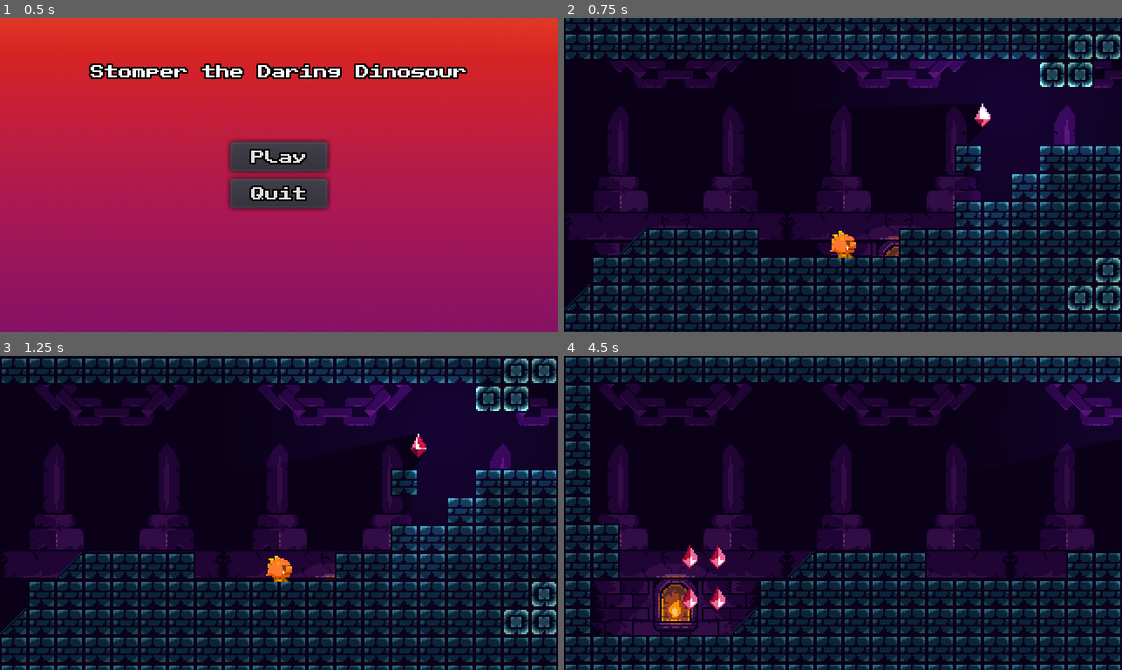
Above: before the commit, frames 1-4 (two rows, left to right).
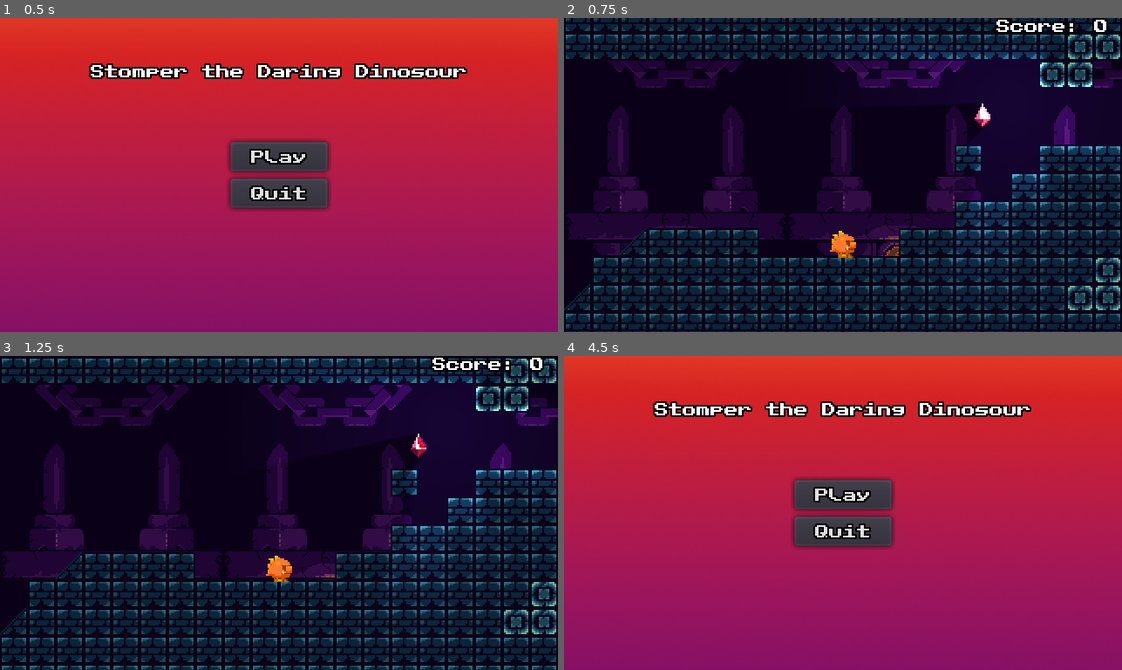
Above: after the commit, the same moments.

Repository: jordanlhunt/GodotArcadeStomper
Game: Godot game, scene res://Src/UI/titlescreen.tscn
Same seed, same stepped clock (60 frames per second), same inputs: the game is played once before the commit and once after it. The engine's default icon, where the game draws it, is replaced by a stand-in: a white triangle on a blue panel in a dark square.
Inputs (mouse positions are in pixels of both pictures, inside the frame that each line leads up to):
- Up to frame 1 (0.5 s): no input
- Up to frame 2 (0.75 s): click "Play" at 0.5 s
- Up to frame 3 (1.25 s): no input
- Up to frame 4 (4.5 s): hold Right (moveRight) 1.28-2.78 s; tap W (jump) at 1.52, 2.27 s; hold Left (moveLeft) 2.78-3.5 s; click (843, 509) at 3.5 s, where only the run after the commit has a clickable "Retry"; click (843, 544) at 4.25 s, where only the run after the commit has a clickable "Main Menu"

Frame 1 is identical in both runs. In frame 2, 0.5% of the frame differs, in the area x 77-98%, y 0-5%; in frame 3, 0.6%; in frame 4, 99%, in the area x 0-100%, y 0-100%.
Error after the commit: Invalid set index 'score' (on base: 'Node (PlayerDataSingleton.gd)') with value of type 'int'. (res://Src/UI/RetrySceneButton.gd:8)

Commit message:
Completed Project

Diff:
--- a/Src/Actors/Enemy.gd
+++ b/Src/Actors/Enemy.gd
@@ -3,6 +3,7 @@
 onready var collision_shape_2d: CollisionShape2D = $CollisionShape2D
 const SNAP_PIXELS = 65.0 * Vector2.DOWN
 const SPEED = 65
+const SCORE_VALUE = 100
 class_name Enemy
 
 
@@ -26,6 +27,7 @@
 
 
 func Die() -> void:
+	PlayerDataSingleton.playerScore += SCORE_VALUE
 	queue_free()
 
 
--- a/Src/Actors/Player.gd
+++ b/Src/Actors/Player.gd
@@ -57,7 +57,7 @@
 func _on_EnemyDetector_body_entered(body: Node) -> void:
 	if body.has_method("Kill"):
 		body.Kill()
-		queue_free()
+		Die()
 
 
 func Stomp() -> void:
@@ -78,6 +78,13 @@
 			self._velocity.y = -stompImpulse
 			(collider as Enemy).Die()
 			print("Stomp() worked")
+			PlayerDataSingleton.playerScore += 1
 		if isBouncing:
 			self._velocity.y = -bumperImpulse
 			print("Bounce() worked")
+
+
+func Die() -> void:
+	print("Stomper will be forgotten by time")
+	PlayerDataSingleton.playerDeaths += 1
+	queue_free()
--- a/Src/Levels/TestLevel.tscn
+++ b/Src/Levels/TestLevel.tscn
@@ -8,6 +8,7 @@
 [ext_resource path="res://Src/Actors/Enemy.tscn" type="PackedScene" id=6]
 [ext_resource path="res://Src/Objects/Bumper.tscn" type="PackedScene" id=7]
 [ext_resource path="res://Assets/Enviorment/background.png" type="Texture" id=8]
+[ext_resource path="res://Src/UI/UserInterface.tscn" type="PackedScene" id=9]
 [ext_resource path="res://Src/Objects/Portal.tscn" type="PackedScene" id=11]
 
 [node name="TestLevel" type="Node2D"]
@@ -16,10 +17,15 @@
 "_edit_vertical_guides_": [ 784.0 ]
 }
 
-[node name="CanvasLayer" type="CanvasLayer" parent="."]
+[node name="UI" type="CanvasLayer" parent="."]
+layer = 100
+
+[node name="UserInterface" parent="UI" instance=ExtResource( 9 )]
+
+[node name="Background" type="CanvasLayer" parent="."]
 layer = -1
 
-[node name="Background" type="TextureRect" parent="CanvasLayer"]
+[node name="Background" type="TextureRect" parent="Background"]
 anchor_right = 1.0
 anchor_bottom = 1.0
 margin_bottom = 60.0
--- a/Src/Objects/Gem.gd
+++ b/Src/Objects/Gem.gd
@@ -1,17 +1,17 @@
 extends Area2D
 
 onready var animationPlayerNode: AnimationPlayer = get_node("AnimationPlayer")
-
-# TODO: Add Gem Feedback on Pick
+const SCORE_VALUE = 10
 
 
 func _ready() -> void:
 	pass  # Replace with function body.
 
 
+func PickedUp() -> void:
+	PlayerDataSingleton.playerScore += SCORE_VALUE
+	animationPlayerNode.play("fadeOnPickUp")
 
-func PickedUp() -> void:
-	animationPlayerNode.play("fadeOnPickUp")
 
 func _on_Gem_body_entered(body: Node) -> void:
 	PickedUp()
--- a/Src/SingletonAutoload/PlayerDataSingleton.gd
+++ b/Src/SingletonAutoload/PlayerDataSingleton.gd
@@ -1 +1,22 @@
 extends Node
+
+signal SCORE_UPDATED
+signal PLAYER_HAS_DIED
+
+var playerScore := 0 setget SetPlayerScore
+var playerDeaths := 0 setget SetPlayerDeaths
+
+
+func Reset() -> void:
+	playerDeaths = 0
+	playerScore = 0
+
+
+func SetPlayerScore(newScore: int) -> void:
+	playerScore = newScore
+	emit_signal("SCORE_UPDATED")
+
+
+func SetPlayerDeaths(newDeath: int) -> void:
+	playerDeaths = newDeath
+	emit_signal("PLAYER_HAS_DIED")
--- a/Src/UI/ChangeSceneButton.gd
+++ b/Src/UI/ChangeSceneButton.gd
@@ -5,6 +5,8 @@
 
 
 func _on_PlayButton_button_up() -> void:
+	PlayerDataSingleton.Reset()
+	get_tree().paused = false
 	get_tree().change_scene(nextScenePath)
 
 func _get_configuration_warning() -> String:
--- /dev/null
+++ b/Src/UI/EndScreen.gd
@@ -0,0 +1,7 @@
+extends Control
+
+
+onready var label = get_node("FinalScores")
+
+func _ready() -> void:
+	label.text = label.text % [PlayerDataSingleton.playerScore, PlayerDataSingleton.playerDeaths]
--- a/Assets/UI/EndScreen.tscn
+++ b/Src/UI/EndScreen.tscn
@@ -1,7 +1,8 @@
-[gd_scene load_steps=6 format=2]
+[gd_scene load_steps=7 format=2]
 
 [ext_resource path="res://Assets/UI/MainMenuBackground.png" type="Texture" id=1]
 [ext_resource path="res://Assets/UI/publicpixeltheme.tres" type="Theme" id=2]
+[ext_resource path="res://Src/UI/EndScreen.gd" type="Script" id=3]
 [ext_resource path="res://Src/UI/QuitButton.tscn" type="PackedScene" id=5]
 [ext_resource path="res://Src/UI/ChangeSceneButton.tscn" type="PackedScene" id=6]
 [ext_resource path="res://Src/UI/GenericLabel.tscn" type="PackedScene" id=7]
@@ -10,6 +11,7 @@
 anchor_right = 1.0
 anchor_bottom = 1.0
 theme = ExtResource( 2 )
+script = ExtResource( 3 )
 
 [node name="EndScreenBackground" type="TextureRect" parent="."]
 anchor_right = 1.0
@@ -17,6 +19,22 @@
 texture = ExtResource( 1 )
 expand = true
 stretch_mode = 2
+
+[node name="CongratulationsLabel" parent="." instance=ExtResource( 7 )]
+margin_top = 16.0
+margin_bottom = 32.0
+text = "Well done! You finished the game!"
+
+[node name="FinalScores" type="Label" parent="."]
+anchor_left = 0.5
+anchor_right = 0.5
+margin_left = -72.0
+margin_top = 56.0
+margin_right = 72.0
+margin_bottom = 75.0
+text = "Final Score is %s.
+You died %s times."
+align = 1
 
 [node name="Menu" type="VBoxContainer" parent="."]
 anchor_left = 0.5
@@ -40,19 +58,3 @@
 margin_top = 21.0
 margin_right = 133.0
 margin_bottom = 38.0
-
-[node name="CongratulationsLabel" parent="." instance=ExtResource( 7 )]
-margin_top = 16.0
-margin_bottom = 32.0
-text = "Well done! You finished the game!"
-
-[node name="FinalScores" type="Label" parent="."]
-anchor_left = 0.5
-anchor_right = 0.5
-margin_left = -72.0
-margin_top = 56.0
-margin_right = 72.0
-margin_bottom = 75.0
-text = "Final Score is %s.
-You died %s times."
-align = 1
--- /dev/null
+++ b/Src/UI/PauseOverlay.gd
@@ -0,0 +1,16 @@
+extends ColorRect
+
+
+# Declare member variables here. Examples:
+# var a: int = 2
+# var b: String = "text"
+
+
+# Called when the node enters the scene tree for the first time.
+func _ready() -> void:
+	pass # Replace with function body.
+
+
+# Called every frame. 'delta' is the elapsed time since the previous frame.
+#func _process(delta: float) -> void:
+#	pass
--- /dev/null
+++ b/Src/UI/RetrySceneButton.gd
@@ -0,0 +1,10 @@
+extends Button
+
+
+
+
+
+func _on_RetrySceneButton_button_up() -> void:
+	PlayerDataSingleton.score = 0
+	get_tree().paused = false
+	get_tree().reload_current_scene()
--- /dev/null
+++ b/Src/UI/RetrySceneButton.tscn
@@ -0,0 +1,13 @@
+[gd_scene load_steps=2 format=2]
+
+[ext_resource path="res://Src/UI/RetrySceneButton.gd" type="Script" id=1]
+
+[node name="RetrySceneButton" type="Button"]
+margin_right = 100.0
+margin_bottom = 35.0
+size_flags_horizontal = 3
+size_flags_vertical = 3
+text = "Retry"
+script = ExtResource( 1 )
+
+[connection signal="button_up" from="." to="." method="_on_RetrySceneButton_button_up"]
--- /dev/null
+++ b/Src/UI/UserInterface.gd
@@ -0,0 +1,29 @@
+extends Control
+
+onready var sceneTree = get_tree()
+onready var pauseOverlayNode: ColorRect = get_node("PauseOverlay")
+onready var scoreLabelNode = get_node("Score")
+onready var titleLabelNode = get_node("PauseOverlay/TitleLabel")
+var isPaused = false setget SetPaused
+
+func _ready() -> void:
+	PlayerDataSingleton.connect("SCORE_UPDATED", self, "UpdateInterface")
+	PlayerDataSingleton.connect("PLAYER_HAS_DIED", self, "OnPlayerHasDied")
+	UpdateInterface()
+
+func _unhandled_input(event: InputEvent) -> void:
+	if event.is_action_pressed("pausegame"):
+		self.isPaused =  !isPaused
+		sceneTree.set_input_as_handled()
+
+func SetPaused(value: bool) -> void:
+	isPaused = value
+	sceneTree.paused = value
+	pauseOverlayNode.visible = value
+
+func UpdateInterface() -> void:
+	scoreLabelNode.text = "Score: %s" % PlayerDataSingleton.playerScore
+
+func OnPlayerHasDied() -> void:
+	self.isPaused = true
+	titleLabelNode.text = "Stomper will be forgotten by time"
--- /dev/null
+++ b/Src/UI/UserInterface.tscn
@@ -0,0 +1,66 @@
+[gd_scene load_steps=7 format=2]
+
+[ext_resource path="res://Assets/UI/publicpixeltheme.tres" type="Theme" id=1]
+[ext_resource path="res://Src/UI/GenericLabel.tscn" type="PackedScene" id=2]
+[ext_resource path="res://Src/UI/QuitButton.tscn" type="PackedScene" id=3]
+[ext_resource path="res://Src/UI/ChangeSceneButton.tscn" type="PackedScene" id=4]
+[ext_resource path="res://Src/UI/RetrySceneButton.tscn" type="PackedScene" id=5]
+[ext_resource path="res://Src/UI/UserInterface.gd" type="Script" id=6]
+
+[node name="UserInterface" type="Control"]
+pause_mode = 2
+anchor_right = 1.0
+anchor_bottom = 1.0
+theme = ExtResource( 1 )
+script = ExtResource( 6 )
+__meta__ = {
+"_edit_lock_": true
+}
+
+[node name="Score" type="Label" parent="."]
+anchor_left = 1.0
+anchor_right = 1.0
+margin_left = -80.0
+margin_right = -8.0
+margin_bottom = 8.0
+text = "Score: %s"
+align = 2
+
+[node name="PauseOverlay" type="ColorRect" parent="."]
+visible = false
+anchor_right = 1.0
+anchor_bottom = 1.0
+color = Color( 0.12549, 0.0196078, 0.207843, 0.215686 )
+
+[node name="TitleLabel" parent="PauseOverlay" instance=ExtResource( 2 )]
+anchor_top = 0.5
+anchor_bottom = 0.5
+margin_top = -42.0
+margin_bottom = -26.0
+text = "Paused"
+
+[node name="PauseMenu" type="VBoxContainer" parent="PauseOverlay"]
+anchor_left = 0.5
+anchor_top = 0.5
+anchor_right = 0.5
+anchor_bottom = 0.5
+margin_left = -42.0
+margin_top = -10.0
+margin_right = 42.0
+margin_bottom = 48.0
+
+[node name="RetrySceneButton" parent="PauseOverlay/PauseMenu" instance=ExtResource( 5 )]
+margin_right = 84.0
+margin_bottom = 16.0
+
+[node name="ChangeSceneButton" parent="PauseOverlay/PauseMenu" instance=ExtResource( 4 )]
+margin_top = 20.0
+margin_right = 84.0
+margin_bottom = 37.0
+text = "Main Menu"
+nextScenePath = "res://Src/UI/titlescreen.tscn"
+
+[node name="QuitButton" parent="PauseOverlay/PauseMenu" instance=ExtResource( 3 )]
+margin_top = 41.0
+margin_right = 84.0
+margin_bottom = 58.0
--- a/project.godot
+++ b/project.godot
@@ -35,6 +35,10 @@
 config/name="HeroicPlatformer"
 run/main_scene="res://Src/UI/titlescreen.tscn"
 config/icon="res://icon.png"
+
+[autoload]
+
+PlayerDataSingleton="*res://Src/SingletonAutoload/PlayerDataSingleton.tscn"
 
 [display]
 
@@ -97,6 +101,11 @@
 , Object(InputEventJoypadButton,"resource_local_to_scene":false,"resource_name":"","device":0,"button_index":0,"pressure":0.0,"pressed":false,"script":null)
  ]
 }
+pausegame={
+"deadzone": 0.5,
+"events": [ Object(InputEventKey,"resource_local_to_scene":false,"resource_name":"","device":0,"alt":false,"shift":false,"control":false,"meta":false,"command":false,"pressed":false,"scancode":0,"physical_scancode":16777349,"unicode":0,"echo":false,"script":null)
+ ]
+}
 
 [layer_names]
 
Not shown: 1 places in Src/Levels/TestLevel.tscn that only renumber resources
